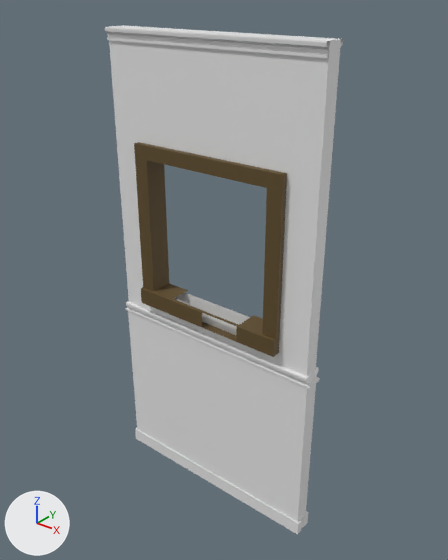
Before and after pictures for a commit that changed the FBX model AsymmetricVRWalk/Assets/AsymmetricVR/Art/Models/doubletile_window.fbx.
Camera for both pictures: a 50 mm camera at (-4.52, -2.64, 3.25) aimed at (-6.68, 0.06, 1.57). The lights are fixed; the arrows at lower left show +X, +Y and +Z. Vertices at the same position are counted once.

Names of what the first picture shows: 'double_window_cor'.
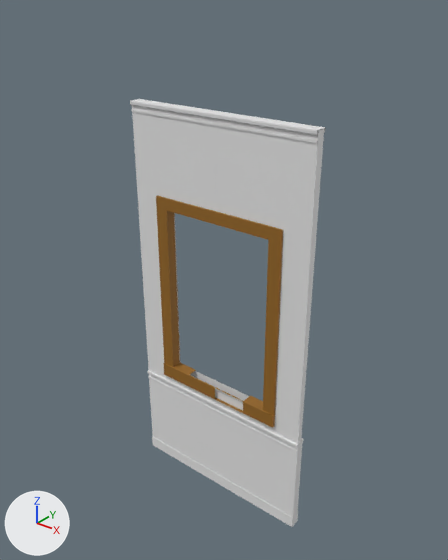
The change, as a list of edits to the scene's bpy script:
```text
Change mat_window_frame:
    mat_window_frame.base_color: (0.114, 0.0723, 0.0222) -> (0.301, 0.133, 0.013)  # brown #5f4c29 -> brown #95661e
Change me_cube_035:
    used by ob_double_window_cor; location = (-6.355, -0.001, -0.001); rotation_euler = (0.0, 0.0, -0.000104), in degrees (0, 0, -0); scale = (0.0331, 0.292, 0.0482)
    remove me_cube_035.from_pydata(...)  # 367 vertices, 229 faces; spans x -33.7..11.8, y -0.4..0.2, z 0.0..62.2
    add me_cube_035.from_pydata(...)  # 367 vertices, 229 faces; spans x -22.2..22.2, y -0.3..0.2, z 0.0..62.2
    me_cube_035 part 1: the loose piece of 65 vertices spanning x -32.9..11.0, y -0.3..0.2, z 60.7..62.2 is scaled about its middle by (1.01, 1, 1), then moved by (10.9, 0.0, 0.0)
    me_cube_035 part 2: 302 of 367 vertices moved; they spanned x -33.7..11.8, y -0.4..0.2, z 0.0..62.2 and now span x -22.2..22.2, y -0.3..0.2, z 0.0..62.1; mean shift (11.0, 0.0, -6.0); largest move (-11.8, -0.2, 24.1) -> (0.0, -0.2, 15.3)
Change ob_double_window_cor:
    ob_double_window_cor.location: (-6.355, -0.001, -0.001) -> (-6.67, 0.0, 0.0)
    ob_double_window_cor.scale: (0.0331, 0.292, 0.0482) -> (0.0288, 0.157, 0.0418)
```

Changed parts and their boxes [x1, y1, x2, y2] in the pictures (448 x 560 px; the box of a moved part takes in the faces that stretch with it):
'double_window_cor', recoloured, reshaped, moved, rescaled (18% narrower, 16% shorter): before [105, 25, 343, 534]; after [130, 99, 326, 527]
part 1 of me_cube_035, moved or reshaped: before [105, 25, 343, 58]; after [130, 99, 326, 143]
part 2 of me_cube_035, moved or reshaped: before [109, 39, 341, 534]; after [132, 111, 324, 527]
